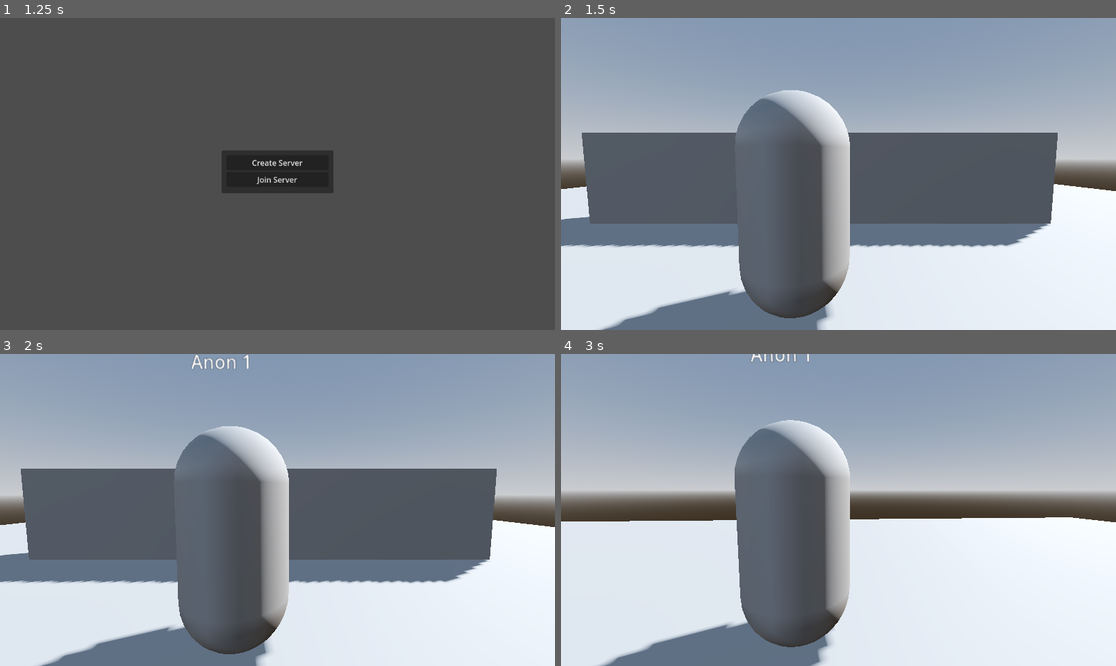
Above: before the commit, frames 1-4 (two rows, left to right).
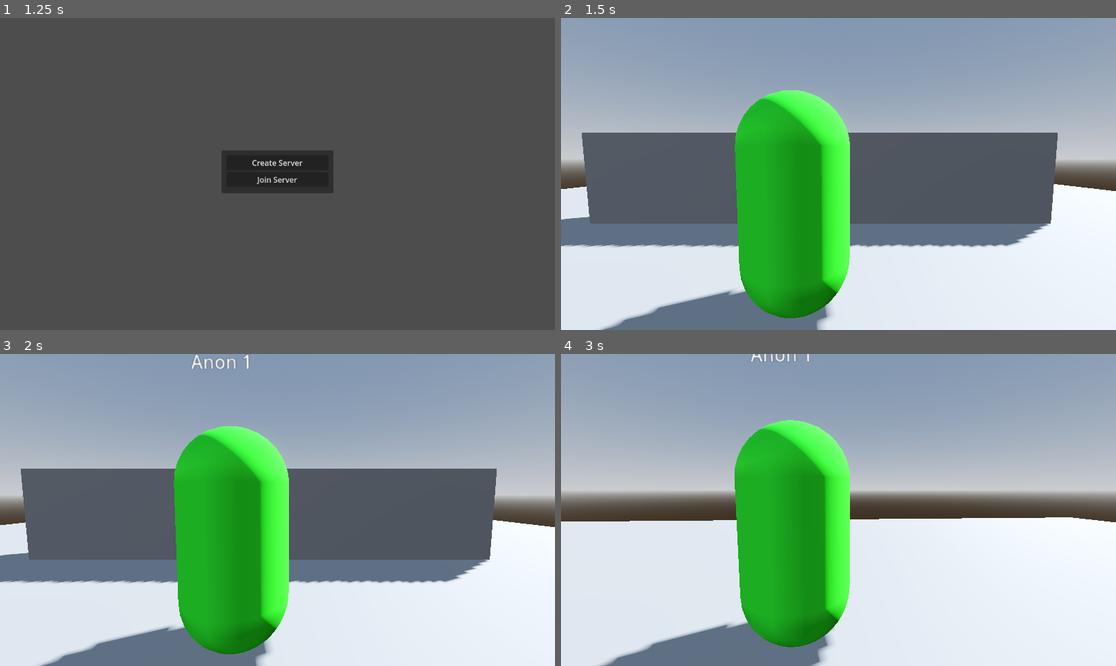
Above: after the commit, the same moments.

Repository: bzaPetey/multiplayer
Game: Godot game, scene res://main.tscn
Same seed, same stepped clock (60 frames per second), same inputs: the game is played once before the commit and once after it.
Inputs (mouse positions are in pixels of both pictures, inside the frame that each line leads up to):
- Up to frame 1 (1.25 s): tap Enter (ui_accept) at 0.5, 0.77 s; move the mouse to (399, 158) at 0.52 s; hold Right (ui_right) from 0.53 s (still down)
- Up to frame 2 (1.5 s): release Right (ui_right) at 1.25 s; click "Create Server" at 1.25 s
- Up to frame 3 (2 s): no input
- Up to frame 4 (3 s): tap Enter (ui_accept) at 2, 2.27 s; move the mouse to (810, 510) at 2.02 s; hold Up (ui_up) from 2.03 s (still down); move the mouse to (849, 503) at 2.77 s

Frame 1 is identical in both runs. In frame 2, 13% of the frame differs, in the area x 31-53%, y 23-97%; in frame 3, 13%; in frame 4, 13%.

Commit message:
color is now synced

Diff:
--- a/player.gd
+++ b/player.gd
@@ -1,60 +1,61 @@
 class_name Player extends CharacterBody3D
 
-@export var player_name:String = "Anon"
+@export var player_name: String = "Anon"
 @export var name_plate: Label
-@export var mouse_sensitivity:float = 0.002
+@export var mouse_sensitivity: float = 0.002
+@export var body: MeshInstance3D
+
+@export var player_color: Color = Color.WHITE:
+	set = set_player_color
+
+
 
 @onready var cam: Camera3D = $Camera3D
 
-const SPEED:float = 5.0
-const JUMP_VELOCITY:float = 4.5
+const SPEED: float = 5.0
+const JUMP_VELOCITY: float = 4.5
 
 func _enter_tree() -> void:
+	randomize()
 	set_multiplayer_authority(name.to_int())
 	name_plate.text = player_name + " " + str(name)
+
+	if is_multiplayer_authority():
+		player_color = Color.from_hsv(randi() % 360 / 360.0, 0.8, 1.0)
 
 
 
 func _ready() -> void:
+	_apply_color()
+
 	if not is_multiplayer_authority():
 		return
 
 	Input.set_mouse_mode(Input.MOUSE_MODE_CAPTURED)
 	cam.current = true
 
-
 func _unhandled_input(event: InputEvent) -> void:
 	if not is_multiplayer_authority():
 		return
 
-	# give us back the cursor when esc is pressed
 	if event is InputEventKey and event.pressed and event.keycode == KEY_ESCAPE:
 		Input.set_mouse_mode(Input.MOUSE_MODE_VISIBLE)
 
-
 	if event is InputEventMouseMotion:
-		# rotate self left and right
 		rotate_y(-event.relative.x * mouse_sensitivity)
-
-		# rotate camera up and down
 		cam.rotate_x(-event.relative.y * mouse_sensitivity)
 		cam.rotation.x = clampf(cam.rotation.x, -deg_to_rad(90), deg_to_rad(90))
-
 
 func _physics_process(delta: float) -> void:
 	if not is_multiplayer_authority():
 		return
 
-	# Add the gravity.
 	if not is_on_floor():
 		velocity += get_gravity() * delta
 
-	# Handle jump.
 	if Input.is_action_just_pressed("ui_accept") and is_on_floor():
 		velocity.y = JUMP_VELOCITY
 
-	# Get the input direction and handle the movement/deceleration.
-	# As good practice, you should replace UI actions with custom gameplay actions.
 	var input_dir := Input.get_vector("ui_left", "ui_right", "ui_up", "ui_down")
 	var direction := (transform.basis * Vector3(input_dir.x, 0, input_dir.y)).normalized()
 	if direction:
@@ -65,3 +66,18 @@
 		velocity.z = move_toward(velocity.z, 0, SPEED)
 
 	move_and_slide()
+
+# ---- COLOR HANDLING ----
+
+func _apply_color() -> void:
+	var mat: Material = body.get_active_material(0)
+
+	if mat == null or not mat is StandardMaterial3D:
+		mat = StandardMaterial3D.new()
+		body.set_surface_override_material(0, mat)
+
+	mat.albedo_color = player_color
+
+func set_player_color(new_color: Color) -> void:
+	player_color = new_color
+	_apply_color()
--- a/player.tscn
+++ b/player.tscn
@@ -10,36 +10,41 @@
 properties/1/path = NodePath(".:rotation")
 properties/1/spawn = true
 properties/1/replication_mode = 1
+properties/2/path = NodePath(".:player_color")
+properties/2/spawn = true
+properties/2/replication_mode = 1
 
 [sub_resource type="CapsuleMesh" id="CapsuleMesh_sh265"]
 
+[sub_resource type="SphereMesh" id="SphereMesh_4flbx"]
+
 [sub_resource type="CapsuleShape3D" id="CapsuleShape3D_4flbx"]
-
-[sub_resource type="SphereMesh" id="SphereMesh_4flbx"]
 
 [sub_resource type="ViewportTexture" id="ViewportTexture_i3pqv"]
 viewport_path = NodePath("SubViewport")
 
-[node name="Player" type="CharacterBody3D" node_paths=PackedStringArray("name_plate")]
+[node name="Player" type="CharacterBody3D" node_paths=PackedStringArray("name_plate", "body")]
 collision_layer = 2
 script = ExtResource("1_4flbx")
 name_plate = NodePath("SubViewport/NamePlate")
+body = NodePath("Body")
 
 [node name="MultiplayerSynchronizer" type="MultiplayerSynchronizer" parent="."]
 replication_config = SubResource("SceneReplicationConfig_4flbx")
 
-[node name="MeshInstance3D" type="MeshInstance3D" parent="."]
+[node name="Body" type="MeshInstance3D" parent="."]
 mesh = SubResource("CapsuleMesh_sh265")
+
+[node name="eye" type="MeshInstance3D" parent="Body"]
+transform = Transform3D(1, 0, 0, 0, 1, 0, 0, 0, 1, 0, 0.11527, -0.205945)
+mesh = SubResource("SphereMesh_4flbx")
+skeleton = NodePath("../..")
 
 [node name="CollisionShape3D" type="CollisionShape3D" parent="."]
 shape = SubResource("CapsuleShape3D_4flbx")
 
 [node name="Camera3D" type="Camera3D" parent="."]
 transform = Transform3D(1, 0, 0, 0, 0.997244, 0.0741955, 0, -0.0741955, 0.997244, 0.392695, 0.408027, 1.88107)
-
-[node name="eye" type="MeshInstance3D" parent="."]
-transform = Transform3D(1, 0, 0, 0, 1, 0, 0, 0, 1, 0, 0.11527, -0.205945)
-mesh = SubResource("SphereMesh_4flbx")
 
 [node name="SubViewport" type="SubViewport" parent="."]
 disable_3d = true
